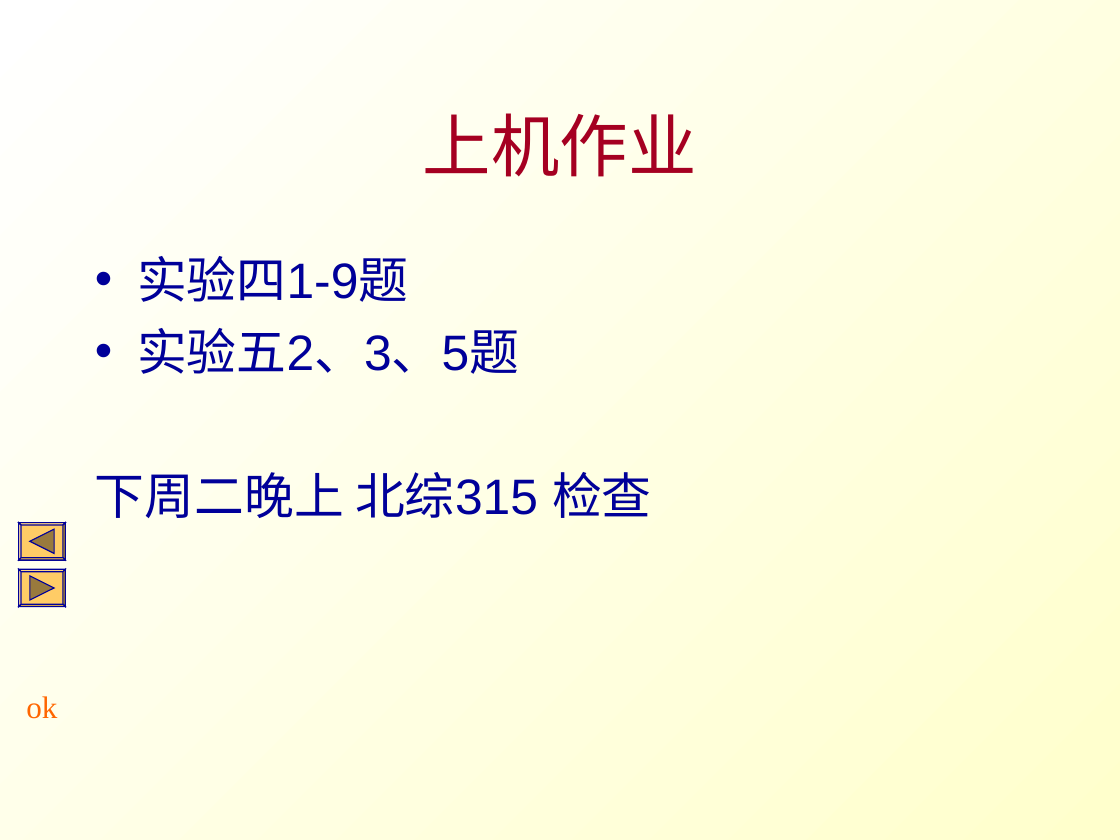
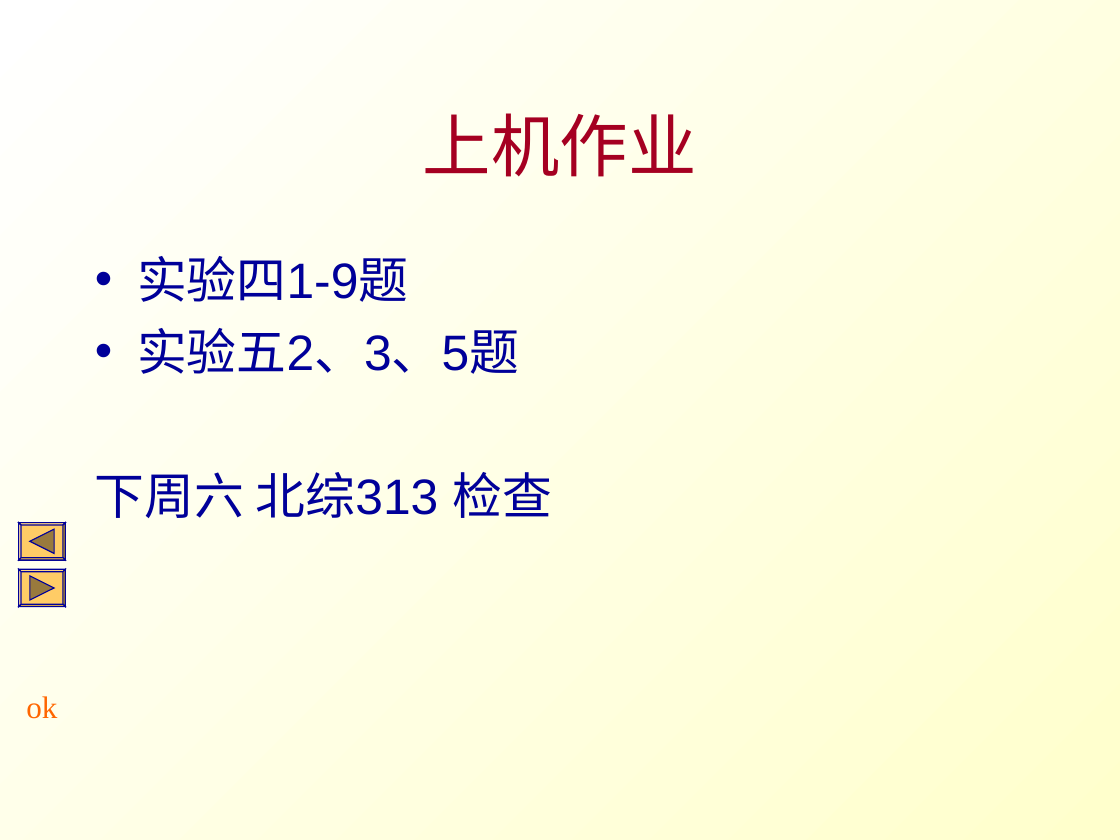
Before and after one commit to Changhe160/Changhe160.github.io, a slide deck: slide 37 of teachingRes/Cplusplus/unit02控制结构.ppt (slide 36 before the commit). Drawn at 1120x840 pixels with LibreOffice and Linux fonts; fonts in the diff are those of the drawing. Boxes give left, top, right and bottom in pixels: in the first picture for what was removed or moved away, otherwise in the second. Text is boxed around its words. In the diff, an @@ line names an element or a change of style, - is before the commit and + after.

Commit message:
C++

```diff
--- a/teachingRes/Cplusplus/unit02控制结构.ppt
+++ b/teachingRes/Cplusplus/unit02控制结构.ppt
@@ text at [95,472,552,518]: text changed @@
-下周二晚上 北综315 检查
+下周六 北综313 检查
```
Also in this commit, not shown: 18 other slides changed, 1 slide added.
